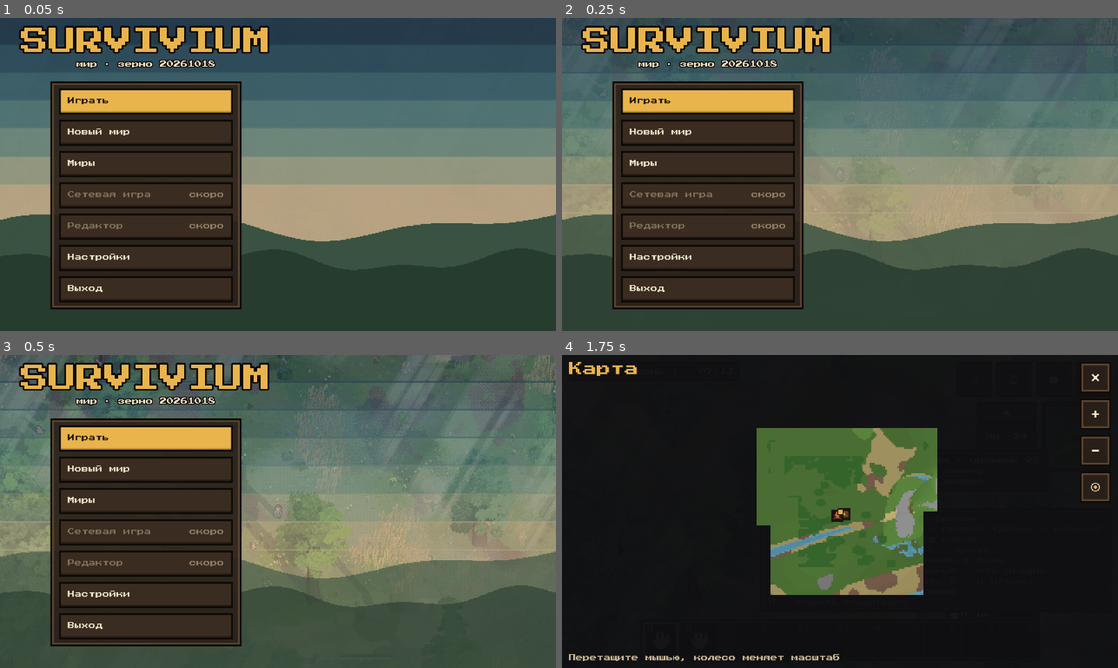
Above: before the commit, frames 1-4 (two rows, left to right).
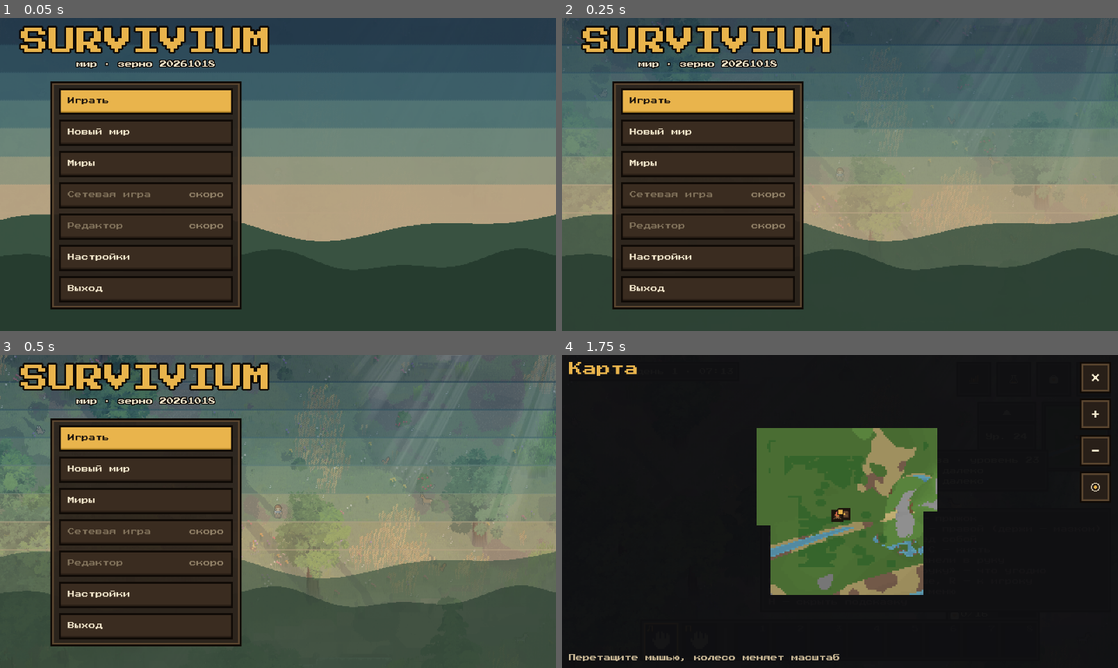
Above: after the commit, the same moments.

Repository: randomboygh/survivium
Game: Godot game, scene res://scenes/main.tscn
The game is run twice, just before and just after one commit, with the same random seed, the same clock (stepped at 60 frames per second) and the same inputs.
Inputs (mouse positions are in pixels of both pictures, inside the frame that each line leads up to):
- Up to frame 1 (0.05 s): no input
- Up to frame 2 (0.25 s): no input
- Up to frame 3 (0.5 s): no input
- Up to frame 4 (1.75 s): click "Играть" at 0.5 s; tap Enter at 1.25 s; drag from (1073, 436) to (895, 442) at 1.27 s

The runs differ from the first frame. In frame 3, 1.5% of the frame differs, in the area x 0-100%, y 0-62%; in frame 4, less than 0.1%.
Error in both runs: Invalid type in function 'mow_targets' in base 'RefCounted (world_actions.gd)'. The array of argument 2 (Array) does not have the same element type as the expe…

Commit message:
Sun rays fanned by the sun's edge of the image, mist as an even layer
Rays now hang still on the image as a fan from a point high above it on the sun's
side (right in the morning, left after noon), from the top to the ground and
fading down, with soft edges; each shaft breathes in its own time, widening and
brightening. After t3ssel8r's god rays video.
The morning mist is an even layer over the ground the player stands on and lower,
without drifting banks; its top follows the player's ground slowly.

Co-Authored-By: Claude Opus 5.5 (1M context) <noreply@anthropic.com>
Claude-Session: https://claude.ai/code/session_01HE5BvXC3trGMxy4E4Qag5Z

Diff:
--- a/project.godot
+++ b/project.godot
@@ -87,10 +87,6 @@
 "type": "float",
 "value": 0.0
 }
-mist_offset={
-"type": "vec2",
-"value": Vector2(0, 0)
-}
 depth_haze={
 "type": "vec3",
 "value": Vector3(0, 0, 0)
--- a/shaders/grade.gdshader
+++ b/shaders/grade.gdshader
@@ -16,11 +16,14 @@
 uniform float haze_patchy = 0.7;
 uniform vec2 haze_offset = vec2(0.0);
 // Sun rays in the air (god rays): how bright, the way they run on the image, their
-// colour, and how far they have drifted across with the clouds.
+// colour, where on the top edge of the image (0 left .. 1 right) the middle of their fan
+// crosses it, and
+// the seconds that make them breathe.
 uniform float rays_amount = 0.0;
 uniform vec2 rays_dir = vec2(0.0, 1.0);
 uniform vec3 rays_color : source_color = vec3(1.0, 0.95, 0.8);
-uniform float rays_offset = 0.0;
+uniform float rays_anchor = 1.0;
+uniform float rays_time = 0.0;
 // The world pixel at the top left of the image, so the banks stay on the ground as
 // the view moves.
 uniform vec2 view_origin = vec2(0.0);
@@ -41,26 +44,34 @@
 	int m[16] = int[](0, 8, 2, 10, 12, 4, 14, 6, 3, 11, 1, 9, 15, 7, 13, 5);
 	float dither = (float(m[b.y * 4 + b.x]) + 0.5) / 16.0 - 0.5;
 	if (rays_amount > 0.0) {
-		// Shafts from noise read along a line across the rays, so each runs straight
-		// with the light: wide and thin ones from three scales, with hard edges in
-		// two steps (the shaft and its bright core). A slower noise along them lets a
-		// shaft fade out, dithered, so they come and go down the picture.
-		float s = dot(px, vec2(-rays_dir.y, rays_dir.x)) + rays_offset;
-		float t = dot(px, rays_dir);
-		float n = texture(cloud_noise, vec2(s / 190.0, 0.13)).r * 0.55
-			+ texture(cloud_noise, vec2(s / 52.0, 0.61)).r * 0.3
-			+ texture(cloud_noise, vec2(s / 15.0, 0.87)).r * 0.15;
-		float along = texture(cloud_noise, vec2(s / 600.0 + 0.5, t / 360.0)).r;
-		float shaft = step(0.5, n) * 0.55 + step(0.57, n) * 0.45;
-		shaft *= step(dither + 0.5, clamp((along - 0.3) * 3.0, 0.0, 1.0));
+		// The shafts hang still on the image on the sun's side and run from the top
+		// to the ground, fanning out a little from a point high above the image.
+		// They are told apart by their angle from that point: noise read along the
+		// angle gives wide and thin shafts with soft edges.
+		vec2 size = 1.0 / TEXTURE_PIXEL_SIZE;
+		vec2 q = floor(UV * size);
+		float lift = size.y * 1.4;
+		vec2 from = vec2(rays_anchor * size.x - rays_dir.x / rays_dir.y * lift, -lift);
+		vec2 v = q - from;
+		float ang = atan(v.x, v.y) - atan(rays_dir.x, rays_dir.y);
+		float s = ang * lift;
+		// Full along the middle of the fan, gone 0.4 radians off it.
+		float side = clamp(1.0 - abs(ang) / 0.4, 0.0, 1.0);
+		float n = texture(cloud_noise, vec2(s / 150.0, 0.13)).r * 0.6
+			+ texture(cloud_noise, vec2(s / 38.0, 0.61)).r * 0.4;
+		// Each shaft breathes in its own time: it widens and narrows, brightens and
+		// fades.
+		float phase = texture(cloud_noise, vec2(s / 70.0, 0.37)).r * 12.0;
+		float th = 0.5 - 0.05 * sin(rays_time * 0.4 + phase);
+		float shaft = smoothstep(th, th + 0.05, n) * 0.6 + smoothstep(th + 0.06, th + 0.1, n) * 0.4;
+		shaft *= (0.7 + 0.3 * sin(rays_time * 0.27 + phase * 1.7)) * smoothstep(0.0, 0.6, side);
 		// Only where the sun gets through the clouds (the ground's cloud_light, read
 		// at the ground under the pixel): through the gaps as the clouds break up.
 		float cloud = texture(cloud_noise, (px / 16.0 + cloud_offset) / 96.0).r;
 		float sunlit = 1.0 - smoothstep(-0.12, 0.04, cloud - (1.0 - cloud_cover));
-		// A soft glow of the lit air behind the shafts, brighter towards the top of
-		// the picture where the light comes from.
-		float glow = 0.35 * (1.0 - 0.6 * UV.y);
-		float k = (shaft + glow) * sunlit * rays_amount;
+		// A soft glow of the lit air in the fan. Brightest at the top, fading down.
+		float glow = 0.4 * side * side;
+		float k = (shaft + glow) * (1.0 - 0.55 * UV.y) * sunlit * rays_amount;
 		// Light added in the air: screen blend, so bright ground does not burn out.
 		c = 1.0 - (1.0 - c) * (1.0 - rays_color * k);
 	}
--- a/src/client/view/sky.gd
+++ b/src/client/view/sky.gd
@@ -16,11 +16,11 @@
 ## Share of the berries ripe on bushes.
 const BERRY_AMOUNT := Bushes.BERRY_AMOUNT
 ## How bright the sun rays (god rays) are at most, added in the air over the picture.
-const RAYS_BRIGHTNESS := 0.38
+const RAYS_BRIGHTNESS := 0.45
 ## How thick the morning mist gets at most (a share of what it veils).
-const MIST_THICKNESS := 0.45
-## How high above the sea the mist fills the low places, in world units.
-const MIST_HEIGHT := 3.5
+const MIST_THICKNESS := 0.38
+## How high above the ground the player stands on the mist's top lies, in world units.
+const MIST_HEIGHT := 1.0
 ## How long the air after rain shows the rays through the breaking clouds, in days.
 const AFTER_RAIN_DAYS := 0.08
 
@@ -49,6 +49,9 @@
 var rays_on := true
 ## Morning mist is drawn (the «Утренняя дымка» setting).
 var mist_on := true
+## The ground the mist lies on: the player's, followed slowly so the layer does not
+## jump a step when they climb one.
+var mist_ground := NAN
 ## 1 while it rains, fading to 0 over AFTER_RAIN_DAYS once it stops.
 var after_rain := 0.0
 ## Towards the sun or the moon in the sky, as _aim_sun last put it.
@@ -79,11 +82,11 @@
 
 ## Draws the sky of the clock now, `delta` seconds after the last frame.
 func update(delta: float) -> void:
-	_update_light()
+	_update_light(delta)
 	_update_weather(delta)
 
 
-func _update_light() -> void:
+func _update_light(delta: float) -> void:
 	var clock = game.clock
 	var time_of_day: float = clock.time_of_day
 	var snow: float = clock.snow
@@ -132,7 +135,7 @@
 		game.player.torch.shadow_enabled = shadows
 		game.player.torch.light_energy = 1.3 * dark * (game.effects.shadow_energy if shadows else 1.0)
 	_update_grade(golden, night, minf(moonlight, 1.0))
-	_update_mist(golden)
+	_update_mist(golden, delta)
 
 
 ## Points the sun (or the moon) from `azimuth` degrees (0 = south, negative = east)
@@ -167,33 +170,39 @@
 	var dir := Vector2(clampf(-to_sun.x * 1.2, -0.6, 0.6), 1.0).normalized()
 	grade_mat.set_shader_parameter("rays_dir", dir)
 	grade_mat.set_shader_parameter("rays_color", Color(1.0, 0.96, 0.82).lerp(Color(1.0, 0.72, 0.45), golden))
-	# The shafts drift across with the clouds they shine between.
-	var across := Vector2(-dir.y, dir.x)
-	grade_mat.set_shader_parameter("rays_offset", -cloud_pos.dot(across) * PixelView.PIXELS_PER_UNIT * 0.5)
-
-
-## Mist in the low places around sunrise, thinning out by mid-morning, and a little
-## after rain: in still air, when nothing falls, outdoors. It lies up to MIST_HEIGHT
-## above the sea, so valleys, shores and plains are veiled and hills and crowns
-## stand out of it (see veil in common.gdshaderinc).
-func _update_mist(golden: float) -> void:
+	# They fall on the sun's side of the image: the right in the morning, the left
+	# after noon, sliding across around noon.
+	grade_mat.set_shader_parameter("rays_anchor", 0.5 - 0.3 * clampf(dir.x * 6.0, -1.0, 1.0))
+	grade_mat.set_shader_parameter("rays_time", wind_clock)
+
+
+## Mist over the ground around sunrise, thinning out by mid-morning, and a little
+## after rain: in still air, when nothing falls, outdoors. An even layer over the
+## ground the player stands on and lower, MIST_HEIGHT deep (see veil in
+## common.gdshaderinc).
+func _update_mist(golden: float, delta: float) -> void:
 	var clock = game.clock
 	var t: float = clock.time_of_day
 	var morning := smoothstep(0.17, 0.24, t) * (1.0 - smoothstep(0.3, 0.42, t))
 	var falling: float = clock.rain + clock.snowing + clock.hail + clock.sand
 	var amount := maxf(morning, after_rain * 0.4) * MIST_THICKNESS
 	amount *= clampf(1.0 - falling * 3.0, 0.0, 1.0) * clampf(1.0 - clock.storm_wind * 1.2, 0.0, 1.0)
-	if not mist_on or game.chunks.indoor:
+	if not mist_on or game.chunks.indoor or game.player == null:
 		amount = 0.0
 	var g := RenderingServer
 	g.global_shader_parameter_set("mist", amount)
 	if amount <= 0.0:
 		return
 	var col := Color(0.9, 0.92, 0.96).lerp(Color(1.0, 0.9, 0.8), golden * 0.6)
-	col = (col * lerpf(0.45, 1.05, sky_light)).srgb_to_linear()
+	col = (col * lerpf(0.6, 1.1, sky_light)).srgb_to_linear()
 	g.global_shader_parameter_set("mist_color", Vector3(col.r, col.g, col.b))
-	g.global_shader_parameter_set("mist_level", (game.world.sea_level + 1) * WorldData.CELL + MIST_HEIGHT)
-	g.global_shader_parameter_set("mist_offset", cloud_pos * 0.25)
+	var body = game.player.body
+	var ground: float = game.player.level() * WorldData.CELL
+	if is_nan(mist_ground) or absf(ground - mist_ground) > 2.0:
+		mist_ground = ground
+	elif body.on_ground or body.swimming:
+		mist_ground = move_toward(mist_ground, ground, delta * 0.6)
+	g.global_shader_parameter_set("mist_level", mist_ground + MIST_HEIGHT)
 
 
 ## The colour grade sets the mood: warm at sunrise and sunset, blue and muted under
--- a/tools/profile.gd
+++ b/tools/profile.gd
@@ -73,7 +73,7 @@
 	t_last = Time.get_ticks_usec()
 	var pl = g.player
 	g.clock.step(delta, pl.position)
-	g.sky._update_light()
+	g.sky._update_light(1.0 / 60.0)
 	# The weather without Effects, which it calls: Effects is timed on its own.
 	g.player = null
 	g.sky._update_weather(delta)
Not shown, changed: shaders/common.gdshaderinc
